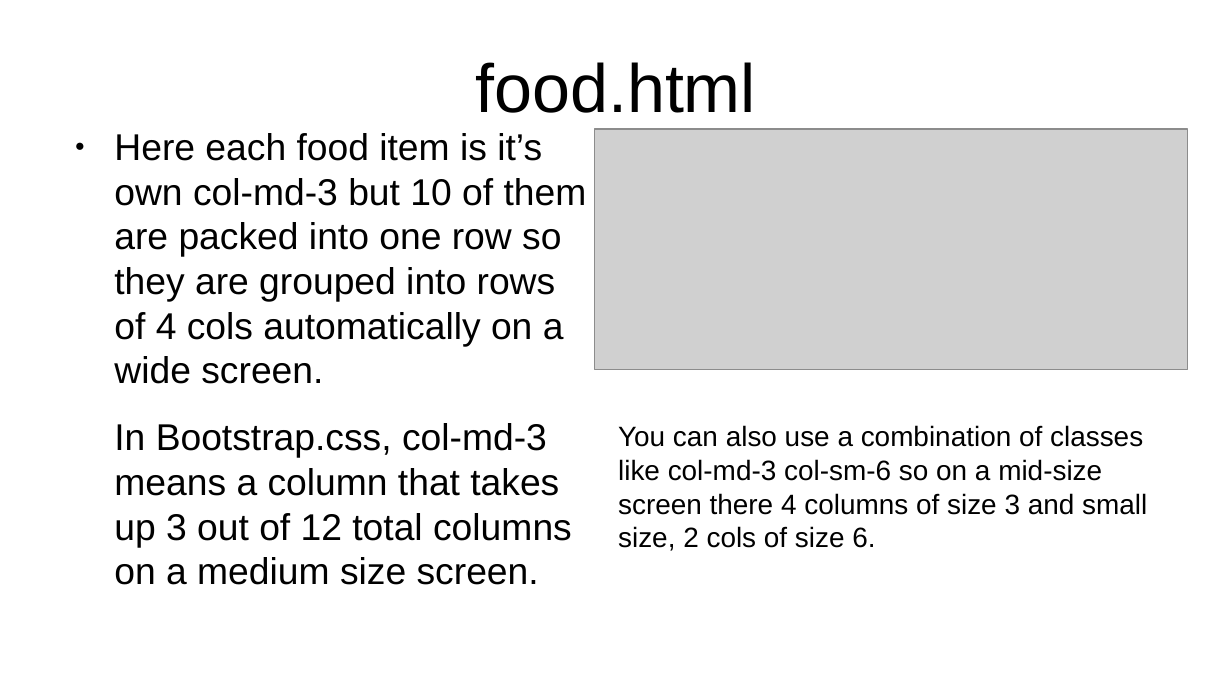
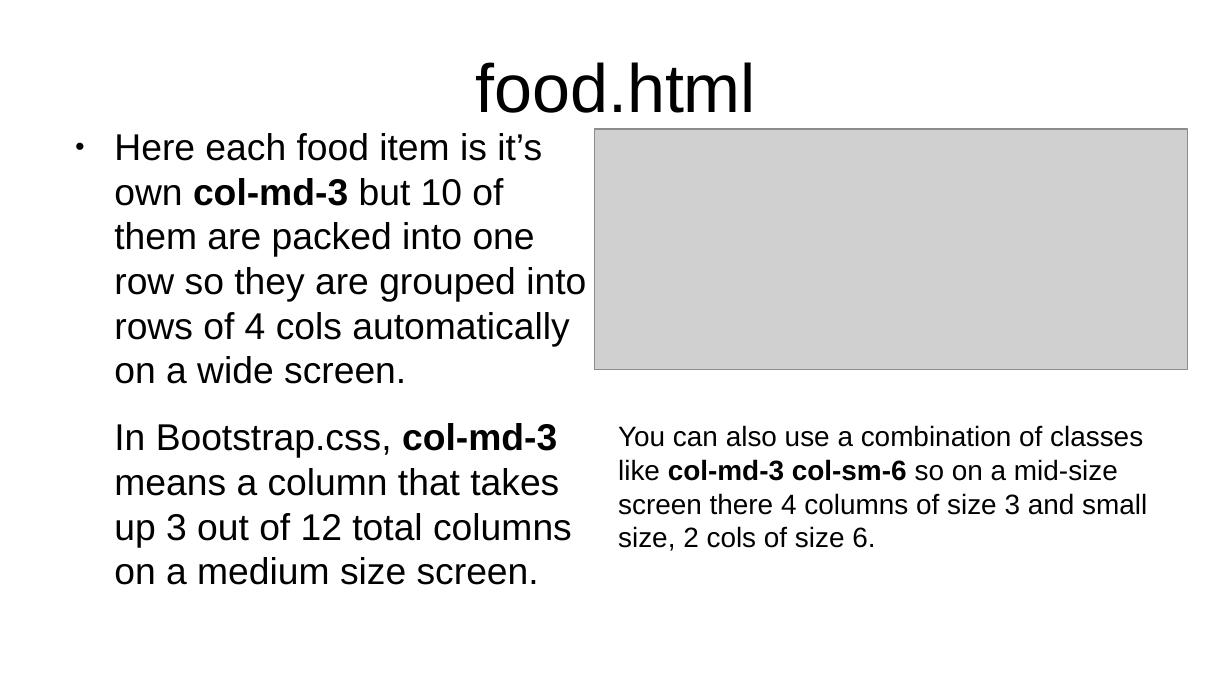
Before and after one commit to nyck33/ecoWarriors, a slide deck: slide 10 of comp2680Presentation.odp (slide 9 before the commit). Drawn at 1232x693 pixels with LibreOffice and Linux fonts; fonts in the diff are those of the drawing; grey boxes stand for pictures. Boxes give left, top, right and bottom in pixels: in the first picture for what was removed or moved away, otherwise in the second. Text is boxed around its words. In the diff, an @@ line names an element or a change of style, - is before the commit and + after.

```diff
--- a/comp2680Presentation.odp
+++ b/comp2680Presentation.odp
@@ text "Here each food item is ..." at (114,133,586,547): bold on in "col-md-3", "col-md-3" @@
@@ text "You can also use a ..." at (618,425,1147,551): bold on in "col-md-3 col-sm-6" @@
```
Also in this commit, not shown: 2 other slides changed, 7 slides added, 3 slides removed, 1 other file.
